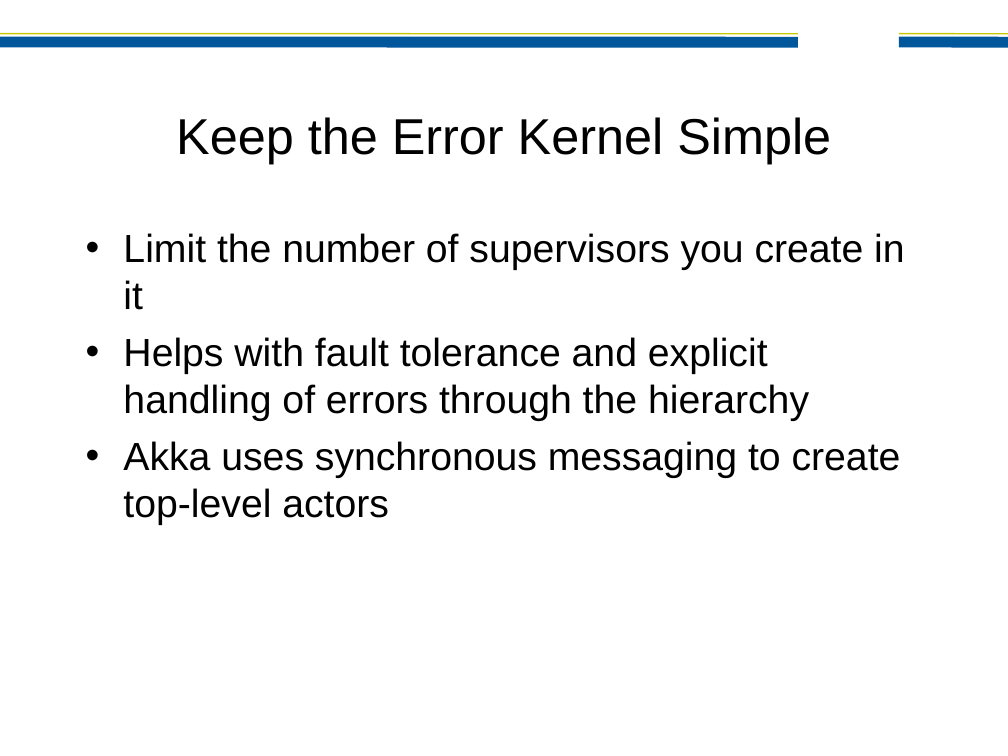
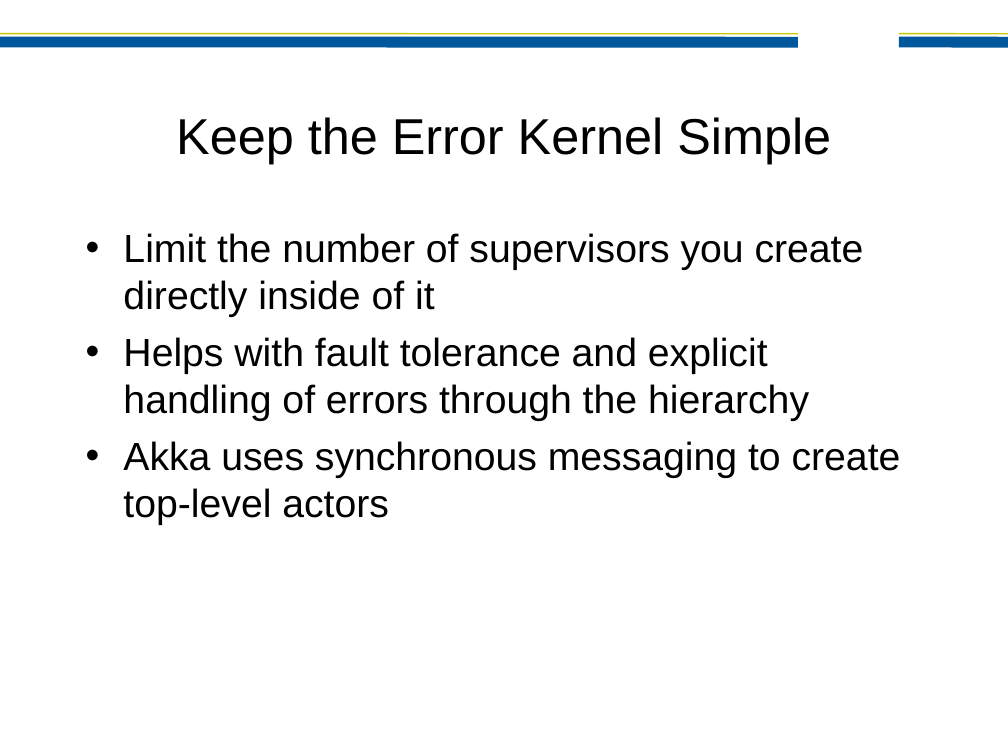
Before and after one commit to jamie-allen/effective_actors, a slide deck: slide 16 of preso/EffectiveActors-JaxConf2012.ppt. Drawn at 1008x756 pixels with LibreOffice and Linux fonts; fonts in the diff are those of the drawing; background and template pictures are left out. Boxes give left, top, right and bottom in pixels: in the first picture for what was removed or moved away, otherwise in the second. Text is boxed around its words. In the diff, an @@ line names an element or a change of style, - is before the commit and + after.

```diff
--- a/preso/EffectiveActors-JaxConf2012.ppt
+++ b/preso/EffectiveActors-JaxConf2012.ppt
@@ text at (123,233,864,317): text changed @@
-• Limit the number of supervisors you create in it
+• Limit the number of supervisors you create directly inside of it
```
Also in this commit, not shown: 10 other slides changed, 5 slides added, 1 other file.
